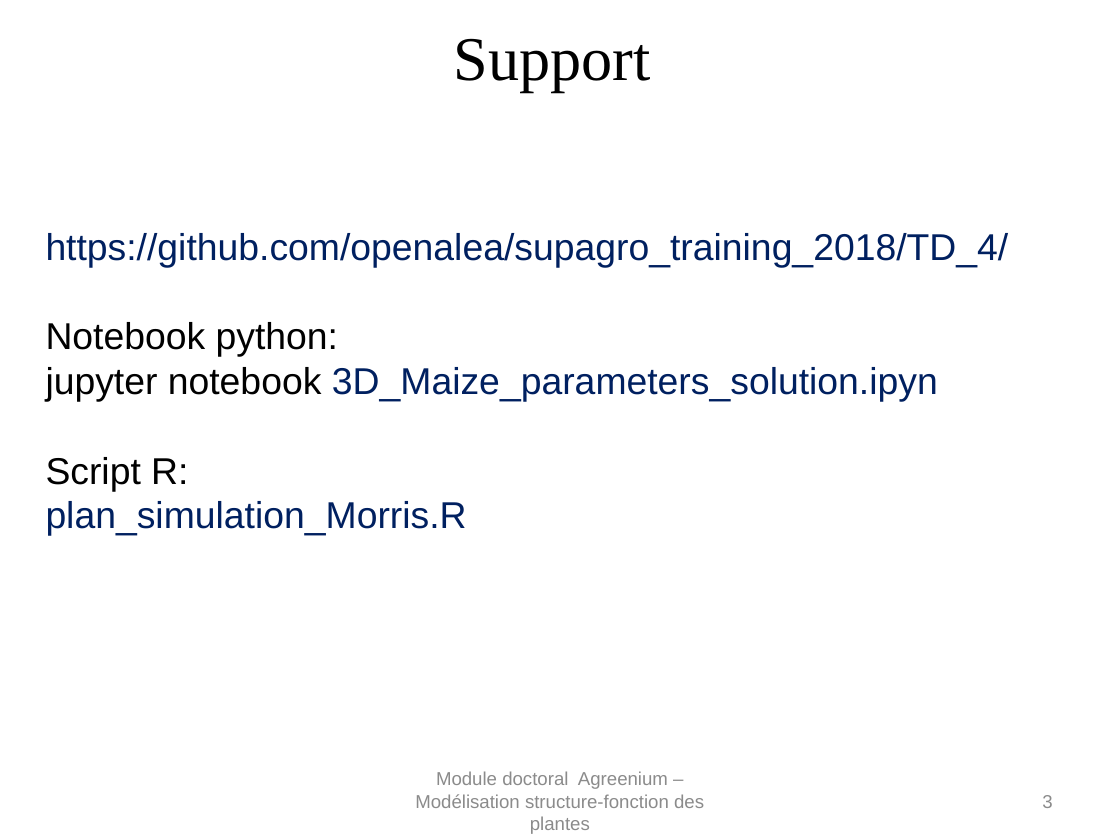
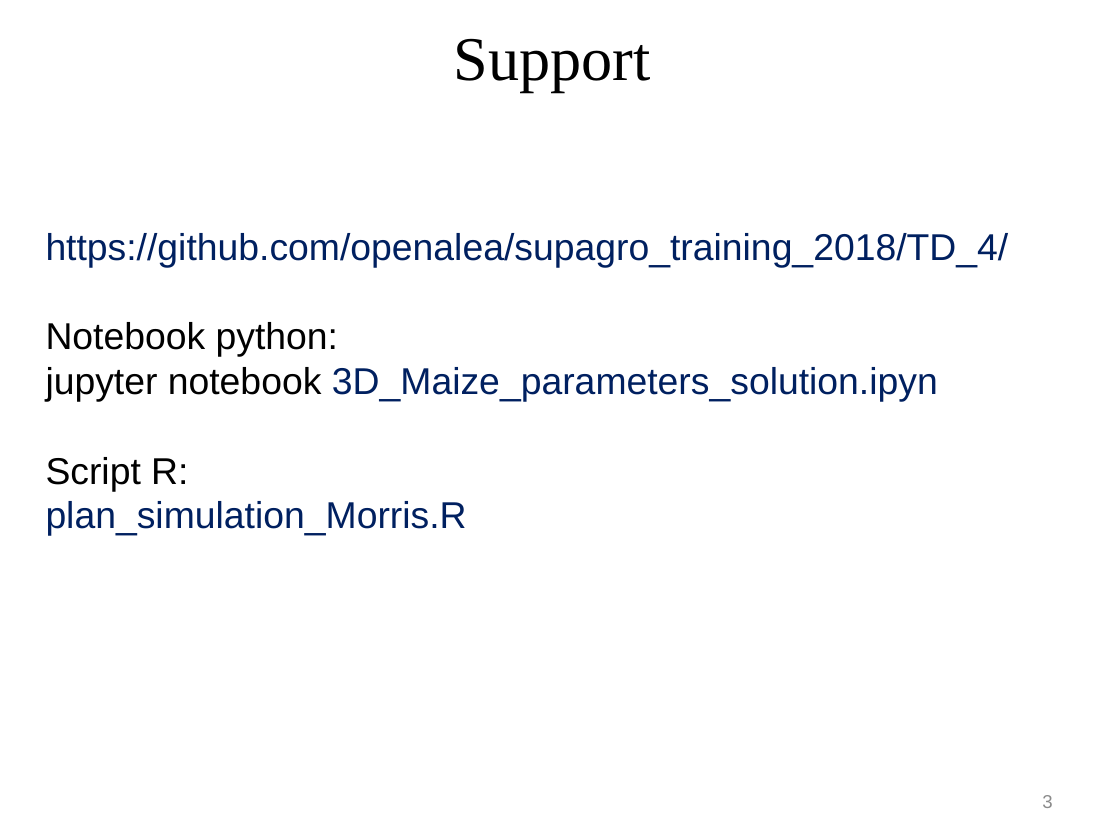
Before and after one commit to openalea-training/supagro_training_2018, a slide deck: slide 3 of TD_4/TD_simulation.pptx. Drawn at 1120x840 pixels with LibreOffice and Linux fonts; fonts in the diff are those of the drawing. Boxes give left, top, right and bottom in pixels: in the first picture for what was removed or moved away, otherwise in the second. Text is boxed around its words. In the diff, an @@ line names an element or a change of style, - is before the commit and + after.

Commit message:
update notebook + ppt

```diff
--- a/TD_4/TD_simulation.pptx
+++ b/TD_4/TD_simulation.pptx
@@ text removed at (415, 771, 704, 834) @@
-Module doctoral Agreenium – Modélisation structure-fonction des plantes
```
Also in this commit, not shown: 1 slide added.
